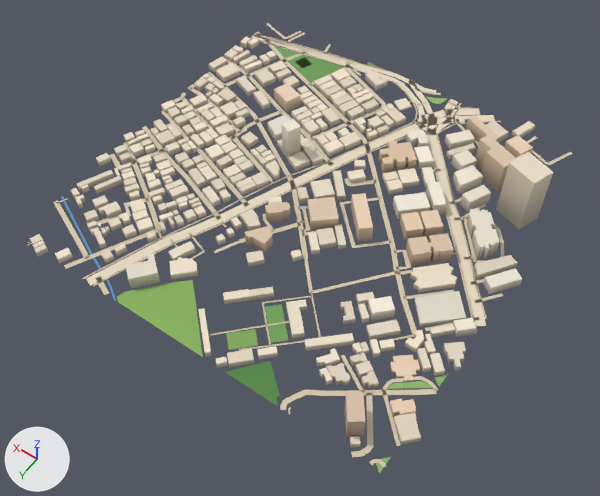
Two versions of the glTF model public/assets/bengaluru-v1/tiles/t1_1-l0.glb, one commit apart.
Before and after are seen from a 50 mm camera at (376.0, 1303.0, 756.0) aimed at (726.0, 815.0, -13.0). Lighting does not change. The marker at lower left points along +X, +Y and +Z. The picture after the commit comes second. Vertices at exactly the same position are counted once.

The first picture shows 'building', 'ground' and 1 more.
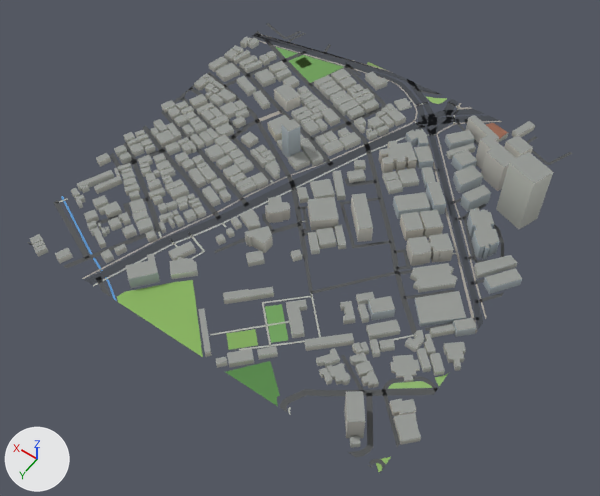
Boxes (x1, y1, x2, y2) around the edits, measured in the pictures (600 x 496 px; the box of a moved part takes in the faces that stretch with it):
'ground', reshaped: before (27, 23, 572, 473); after (27, 23, 573, 473)
part 1 of me_building, cut back: before (486, 120, 509, 143); after (486, 123, 508, 143)
part 2 of me_building, recoloured (darker): (30, 37, 553, 448) in both
part 3 of me_ground, rebuilt: before (431, 109, 448, 119); after (433, 110, 446, 119)
part 4 of me_ground, rebuilt: before (450, 108, 481, 116); after (448, 109, 484, 115)
part 5 of me_ground, rebuilt (7% wider, 15% shorter): before (86, 274, 100, 286); after (85, 274, 100, 284)
part 6 of me_ground, rebuilt (7% narrower, 12% shorter): before (421, 114, 434, 121); after (421, 115, 433, 121)
part 7 of me_ground, moved or reshaped: before (27, 23, 503, 467); after (27, 23, 503, 473)
part 8 of me_ground, moved or reshaped: before (528, 136, 572, 165); after (528, 137, 573, 165)
part 9 of me_ground, moved or reshaped: (232, 120, 258, 152) in both
part 10 of me_ground, moved or reshaped: before (280, 405, 290, 414); after (280, 405, 291, 415)
part 11 of me_ground, recoloured: (54, 23, 571, 465) in both

The change in detail:
me_building is used by ob_building; location (500.0, 500.0, 0.0).
me_building had 2910 vertices, 3775 faces and spanned x -14.0..506.0, y -15.0..507.0, z 0.0..80.0.
me_building now has 3087 vertices, 4946 faces and spans x -14.0..506.0, y -15.0..507.0, z 0.0..80.0.
me_building part 1: 4 vertices removed from x 108.0..139.0, y 13.0..37.0, z 10.0; 181 vertices added at x 108.0..139.0, y 13.0..37.0, z 0.0..10.0.
me_building part 2: 3765 kept faces spanning x -14.0..506.0, y -15.0..507.0, z 0.0..80.0 get new vertex colours.
me_ground is used by ob_ground; location (500.0, 500.0, 0.0).
me_ground had 1703 vertices, 1435 faces and spanned x -5.0..503.0, y -5.0..503.0, z 1.0.
me_ground now has 1746 vertices, 1476 faces and spans x 0.0..500.0, y 0.0..500.0, z 1.0.
me_ground part 3: the loose piece of 6 vertices spanning x 189.0..210.0, y 22.0..48.0, z 1.0 is rebuilt with 6 vertices and now spans x 190.0..210.0, y 23.0..48.0, z 1.0.
me_ground part 4: the loose piece of 6 vertices spanning x 156.0..197.0, y -5.0..31.0, z 1.0 is rebuilt with 8 vertices and now spans x 151.0..196.0, y 0.0..30.0, z 1.0.
me_ground part 5: the loose piece of 4 vertices spanning x 373.0..389.0, y 487.0..502.0, z 1.0 is rebuilt with 4 vertices and now spans x 374.0..388.0, y 487.0..500.0, z 1.0.
me_ground part 6: the loose piece of 4 vertices spanning x 201.0..219.0, y 41.0..60.0, z 1.0 is rebuilt with 4 vertices and now spans x 201.0..218.0, y 42.0..59.0, z 1.0.
me_ground part 7: 95 vertices moved from x -2.0..503.0, y 0.0..503.0, z 1.0 to x 0.0..500.0, y 0.0..500.0, z 1.0; 109 vertices removed from x -5.0..503.0, y -5.0..503.0, z 1.0; 150 vertices added at x 0.0..500.0, y 0.0..500.0, z 1.0.
me_ground part 8: 5 vertices moved from x 28.0..80.0, y -1.0..36.0, z 1.0 to x 32.0..80.0, y 0.0..37.0, z 1.0; 1 vertex removed from x 31.0, y -1.0, z 1.0; 1 vertex added at x 27.0, y 0.0, z 1.0.
me_ground part 9: 4 vertices moved from x 389.0..396.0, y 202.0..230.0, z 1.0 to x 389.0..396.0, y 202.0..229.0, z 1.0; 1 vertex removed from x 392.0, y 223.0, z 1.0; 1 vertex added at x 391.0, y 223.0, z 1.0.
me_ground part 10: 2 vertices moved from x 111.0..116.0, y 498.0..502.0, z 1.0 to x 109.0..118.0, y 500.0, z 1.0; 2 vertices removed from x 105.0..107.0, y 499.0..501.0, z 1.0; 2 vertices added at x 105.0..107.0, y 500.0, z 1.0.
me_ground part 11: 1180 kept faces spanning x 0.0..500.0, y 0.0..500.0, z 1.0 get new vertex colours; the middle colour goes from beige #d7c9ae to dark grey #535556.
Other edits to the shape of me_ground do not show in these pictures.
